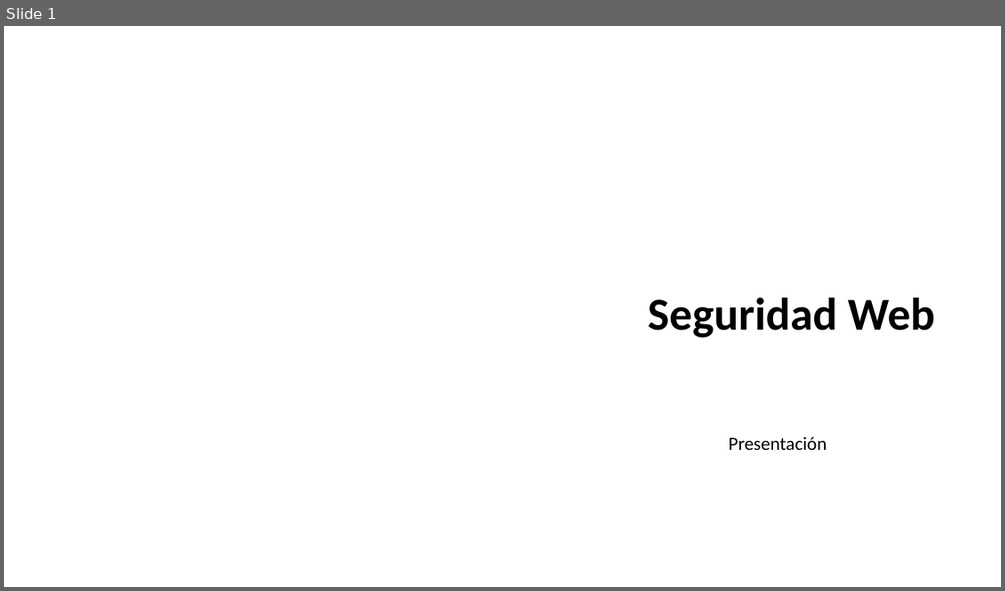
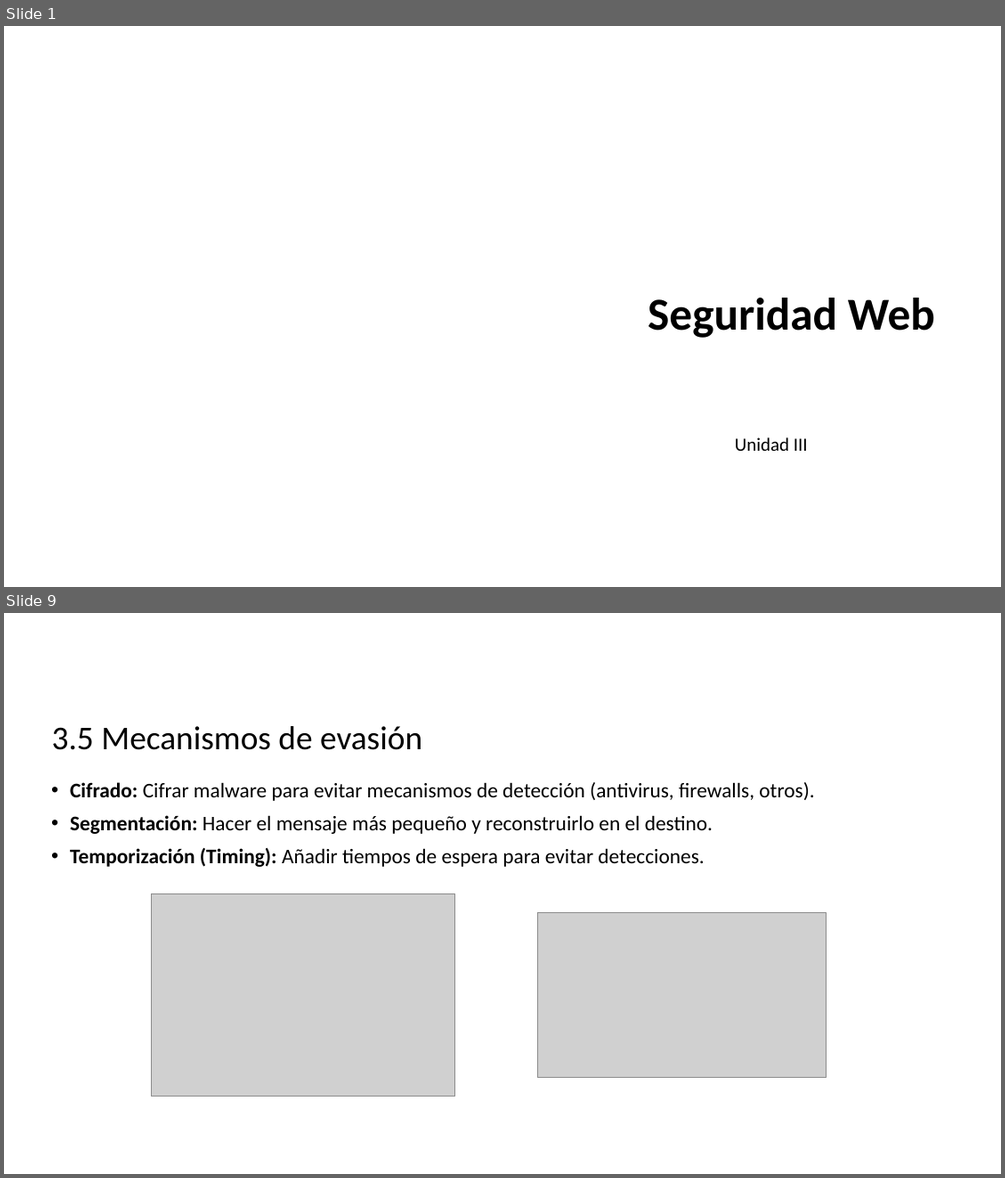
Before and after one commit to dcevallossalas/ITQ, a slide deck: Clases/Unidad3.pptx. Shown one above the other, each under a label of ours: slide 1 before the commit, slides 1 and 9 after it; the slides between them are not shown. The pictures are 1005x591 and 1005x1178 pixels, drawn with LibreOffice and Linux fonts; fonts in the diff are those of the drawing; grey boxes stand for pictures; background and template pictures are left out. Boxes give left, top, right and bottom in pixels: in the first picture for what was removed or moved away, otherwise in the second. Text is boxed around its words. In the diff, an @@ line names an element or a change of style, - is before the commit and + after.

Commit message:
Unidad 3
Unidad 3

```diff
--- a/Clases/Unidad3.pptx
+++ b/Clases/Unidad3.pptx
@@ slide 9 added at bbox=[4, 613, 1001, 1174], background picture (left out) @@
@@ title added at bbox=[52, 726, 422, 750], 32 pt, text #000000 @@
+3.5 Mecanismos de evasión
@@ text added at bbox=[70, 782, 814, 867], 20 pt, text #000000 @@
+• Cifrado: Cifrar malware para evitar mecanismos de detección (antivirus, firewalls, otros).
+• Segmentación: Hacer el mensaje más pequeño y reconstruirlo en el destino.
+• Temporización (Timing): Añadir tiempos de espera para evitar detecciones.
@@ picture added at bbox=[152, 893, 455, 1096] @@
@@ picture added at bbox=[537, 912, 825, 1078] @@
@@ slide 1 changed as well @@
@@ text at bbox=[735, 437, 808, 451]: text changed @@
-Presentación
+Unidad III
```
Also in this commit, not shown: 7 other slides added, 1 slide removed, 4 other files.
